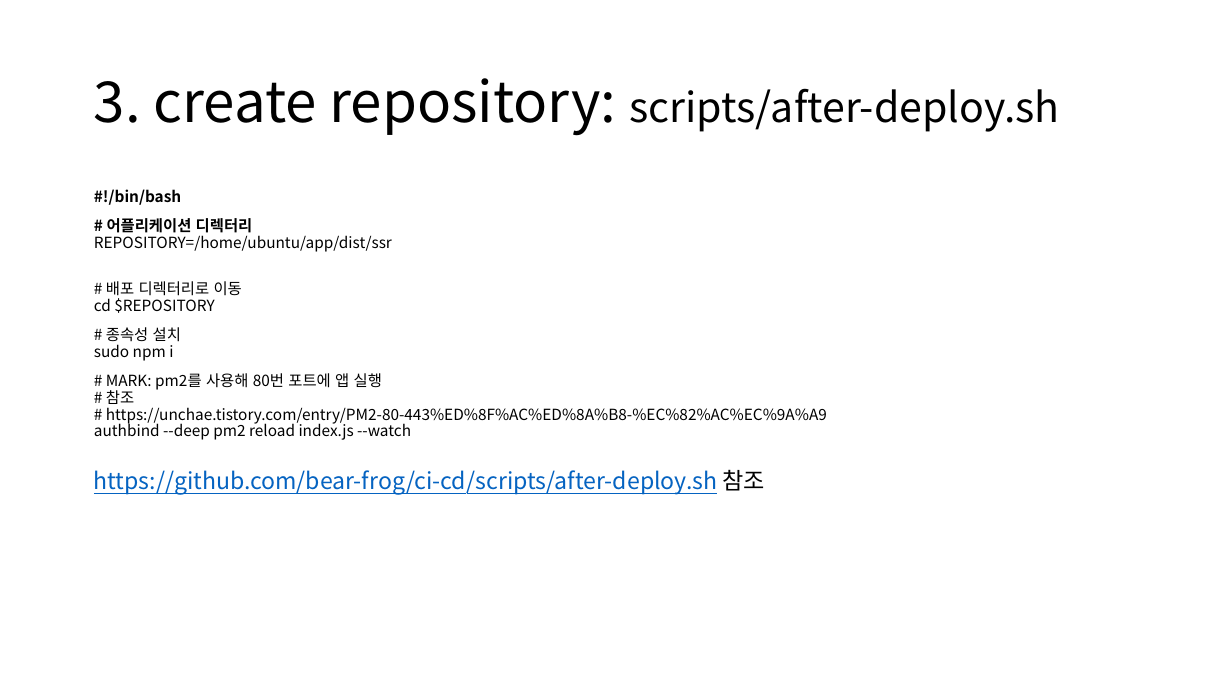
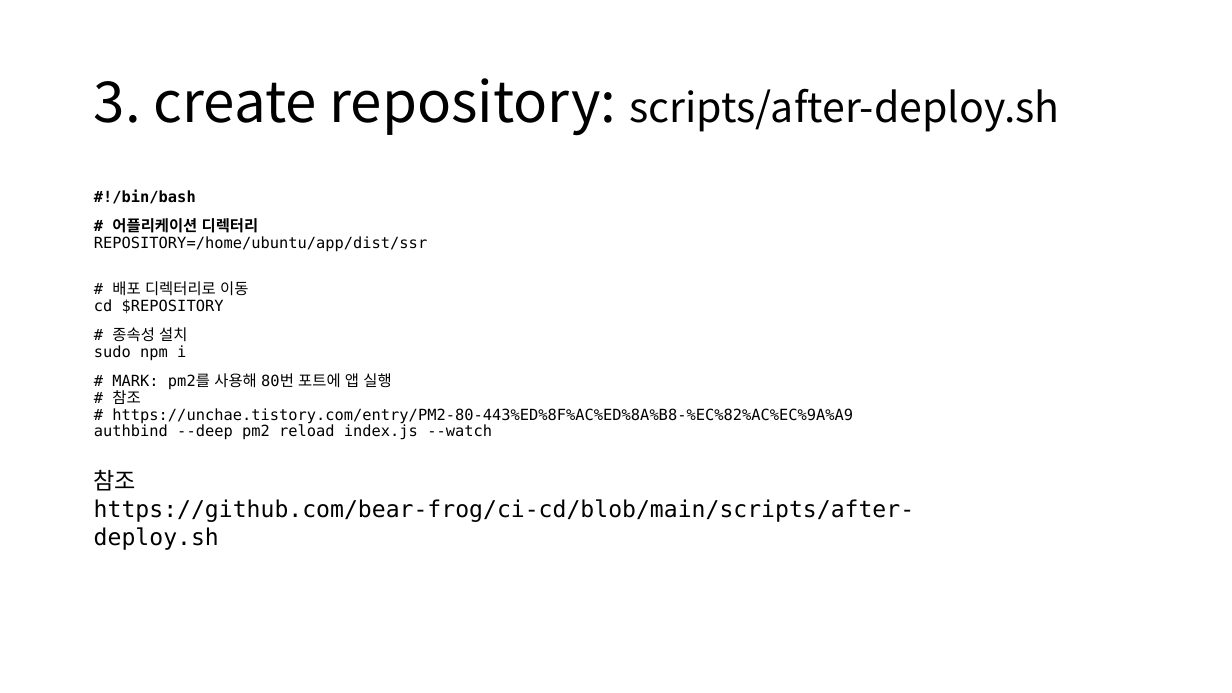
Before and after one commit to Ujin28/ssossotable-team-study, a slide deck: slide 8 of CI-CD/CI-CD.pptx. Drawn at 1232x693 pixels with LibreOffice and Linux fonts; fonts in the diff are those of the drawing. Boxes give left, top, right and bottom in pixels: in the first picture for what was removed or moved away, otherwise in the second. Text is boxed around its words. In the diff, an @@ line names an element or a change of style, - is before the commit and + after.

```diff
--- a/CI-CD/CI-CD.pptx
+++ b/CI-CD/CI-CD.pptx
@@ text "#!/bin/bash" at <box>94,189,853,440</box>: font Noto Sans CJK KR to DejaVu Sans Mono @@
@@ text at <box>94,469,914,550</box>: text changed; font Noto Sans CJK KR to DejaVu Sans Mono; text colour #0563C1 to #000000 @@
-https://github.com/bear-frog/ci-cd/scripts/after-deploy.sh 참조
+참조
+https://github.com/bear-frog/ci-cd/blob/main/scripts/after-deploy.sh
```
Also in this commit, not shown: 42 other slides changed, 1 slide removed, 1 other file.
